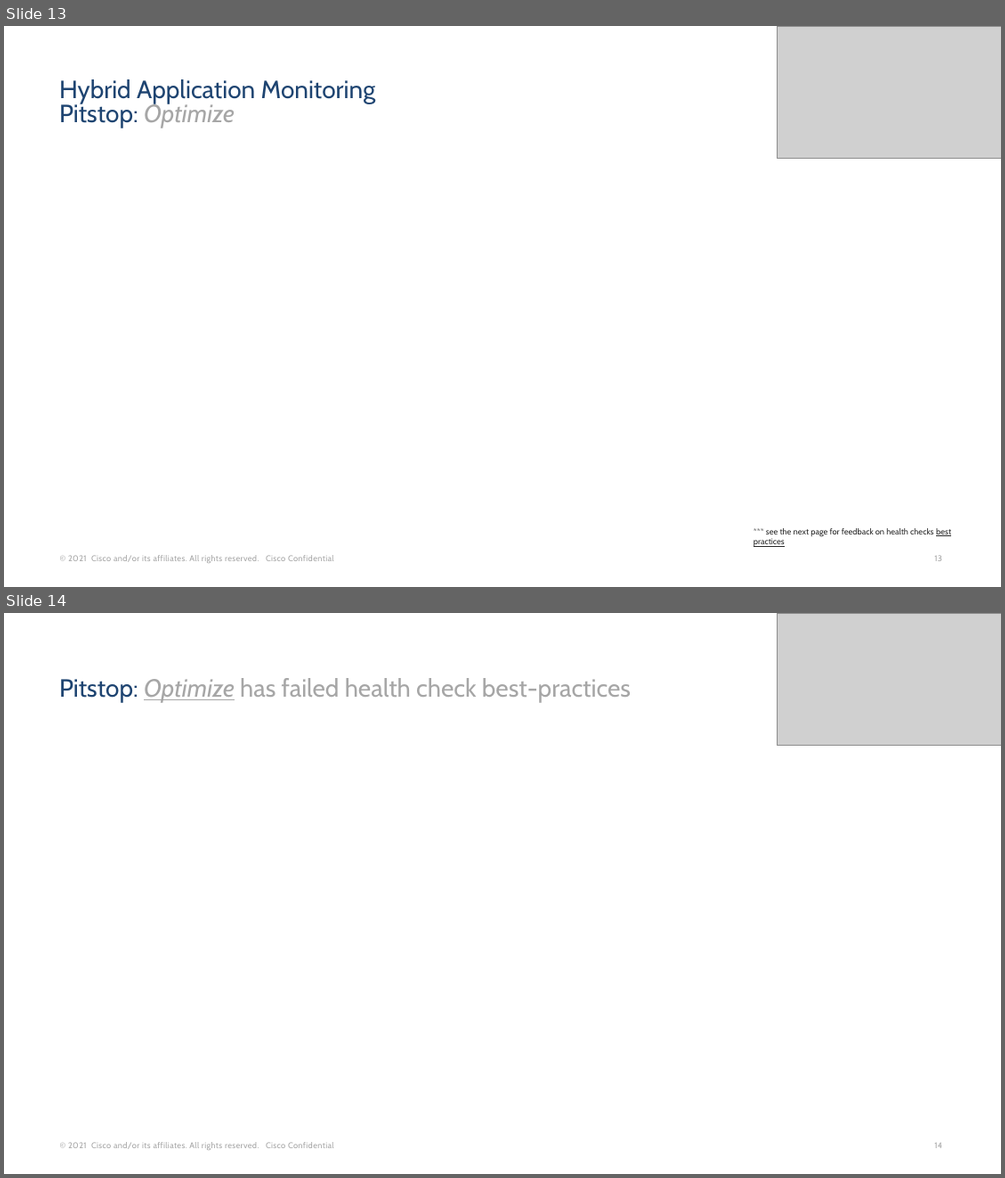
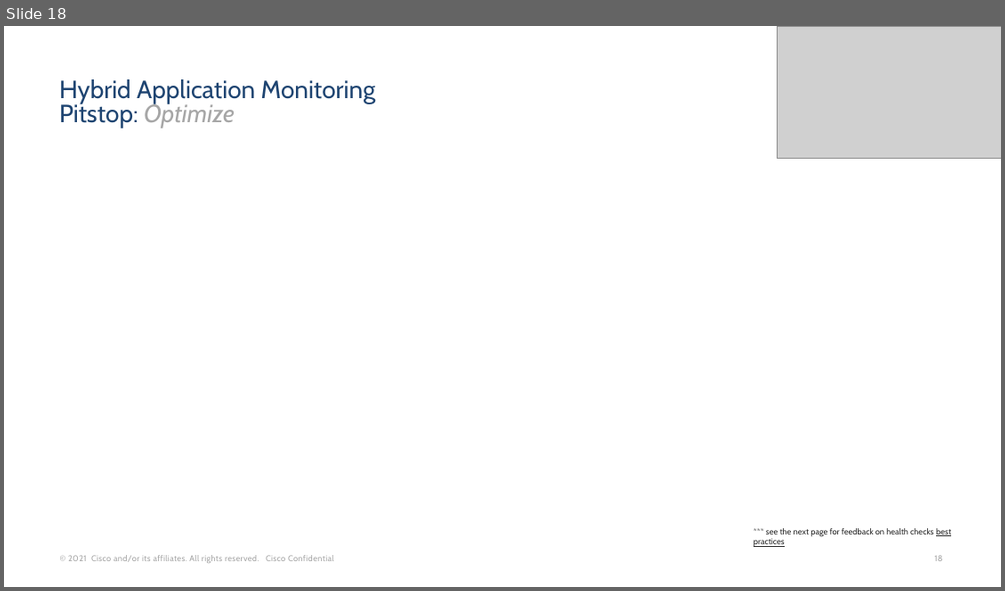
Before and after one commit to Appdynamics/config-assessment-tool, a slide deck: backend/resources/pptAssets/HybridApplicationMonitoringUseCase_template.pptx. Shown one above the other, each under a label of ours: slides 13 and 14 before the commit, slide 18 after it. The pictures are 1005x1178 and 1005x591 pixels, drawn with LibreOffice and Linux fonts; fonts in the diff are those of the drawing; grey boxes stand for pictures; background and template pictures are left out. Boxes give left, top, right and bottom in pixels: in the first picture for what was removed or moved away, otherwise in the second. Text is boxed around its words. In the diff, an @@ line names an element or a change of style, - is before the commit and + after.

Commit message:
closed Appdynamics/config-assessment-tool#121 - Hybrid App Monitoring Health-check improvement - add secondary health checks

```diff
--- a/backend/resources/pptAssets/HybridApplicationMonitoringUseCase_template.pptx
+++ b/backend/resources/pptAssets/HybridApplicationMonitoringUseCase_template.pptx
@@ slide 14 removed at (4, 613, 1001, 1174), background #FFFFFF; not listed: 2 template elements that a slide beside it also shows @@
@@ picture removed at (777, 613, 1001, 746) @@
@@ title removed at (59, 678, 631, 703) @@
-Pitstop: Optimize has failed health check best-practices
@@ what was slide 13 is now slide 18 @@
```
Also in this commit, not shown: 2 slides changed, 11 slides added, 4 other slides removed, 9 other files.
